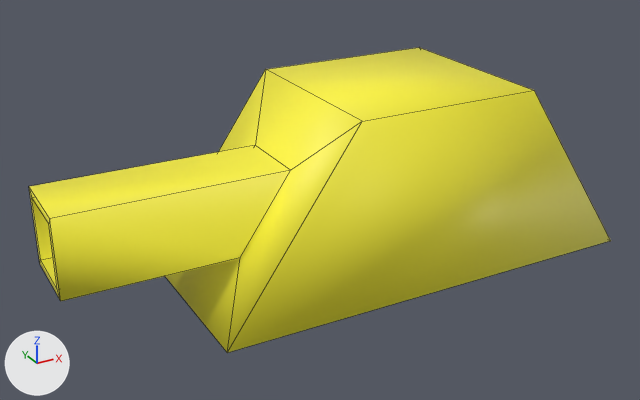
Before and after pictures for a commit that changed the FBX model Assets/Enemies/Tanks/tank.fbx.
Camera for both pictures: a 50 mm camera at (-0.0498, -0.0745, 0.0512) aimed at (-0.0088, 0.0001, 0.0139). The lights are fixed; the arrows at lower left show +X, +Y and +Z. Mesh edges are drawn as thin lines. Where no turn or scale is listed for an object, it has been applied to the vertices.

The first picture shows 'Tank'.
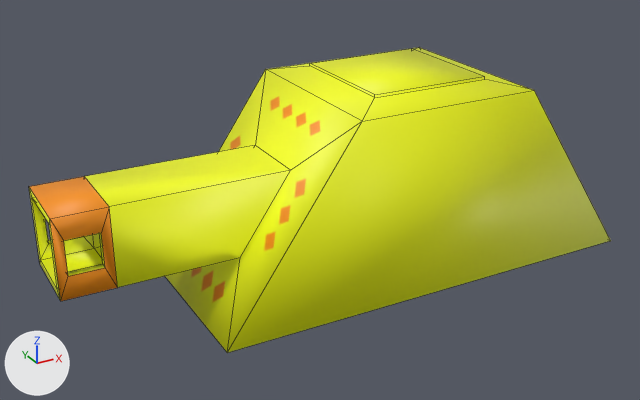
The newer file is also rescaled (x0.3), turned or shifted as a whole; pictures and numbers use the older file's frame.

What changed in the scene script:
```text
Add img_tank1_png:
    img_tank1_png = load_image('tank1.png', '../../../Blend Files/Blend/tank1.png', 2048, 2048, 'sRGB')
Add mat_tanker__tankuv:
    mat_tanker__tankuv = principled_material('tanker__tankUV')
    mat_tanker__tankuv.texture = img_tank1_png
Change me_tank:
    used by ob_tank; location = (0.0, 0.0, 0.01569)
    remove me_tank.from_pydata(...)  # 28 vertices, 26 faces; spans x -0.037..0.024, y -0.01..0.01, z -0.01..0.01
    add me_tank.from_pydata(...)  # 56 vertices, 58 faces; spans x -0.037..0.024, y -0.01..0.01, z -0.01..0.011
    me_tank part 1
    7 faces are deleted
    4 vertices in x -0.0312, y -0.0032..0.0032, z -0.0032..0.0032 move by (-0.0007, 0.0, 0.0)
    20 vertices are added at x -0.0361..0.0065, y -0.0065..0.0065, z -0.004..0.011
    8 new vertices lie (0.0033, 0.0, 0.0) away from vertices in x -0.0361, y -0.004..0.004, z -0.0017..0.0017
    39 new faces join them
    me_tank part 2: 19 faces spanning x -0.037..0.024, y -0.01..0.01, z -0.01..0.01 switch from mat_tanker (yellow #fff63a) to mat_tanker__tankuv (picture img_tank1_png)
```

Changed parts and their boxes (x1, y1, x2, y2) in the pictures (640 x 400 px):
part 1 of me_tank, built on
    both: (29, 47, 533, 301)
part 2 of me_tank, recoloured
    both: (29, 69, 561, 352)
